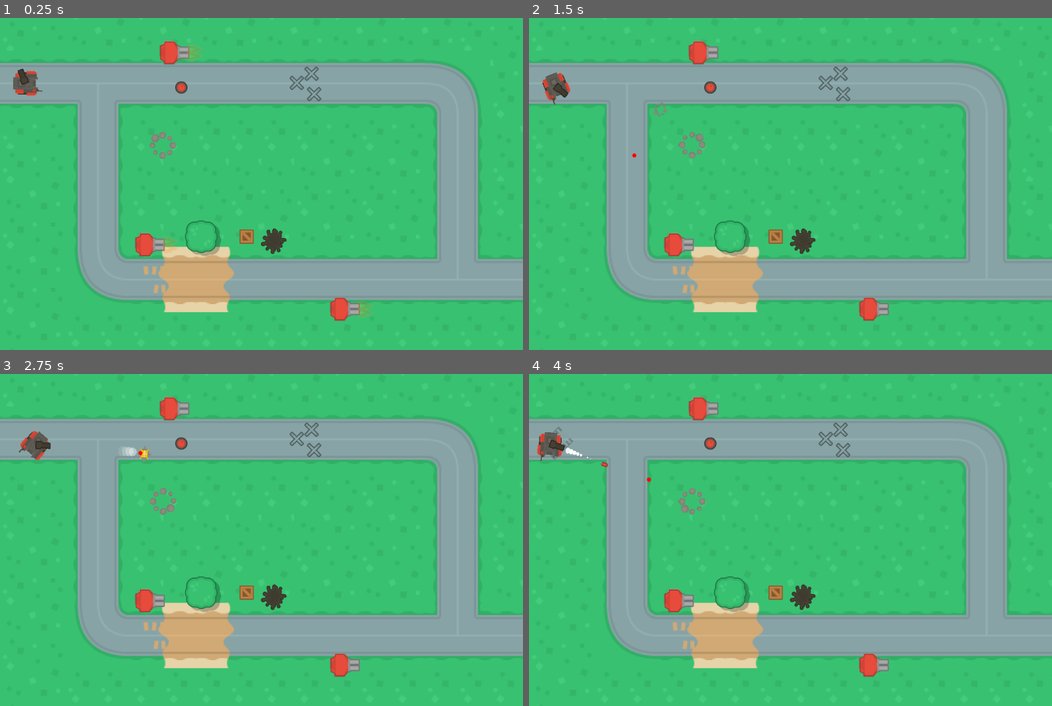
Above: before the commit, frames 1-4 (two rows, left to right).
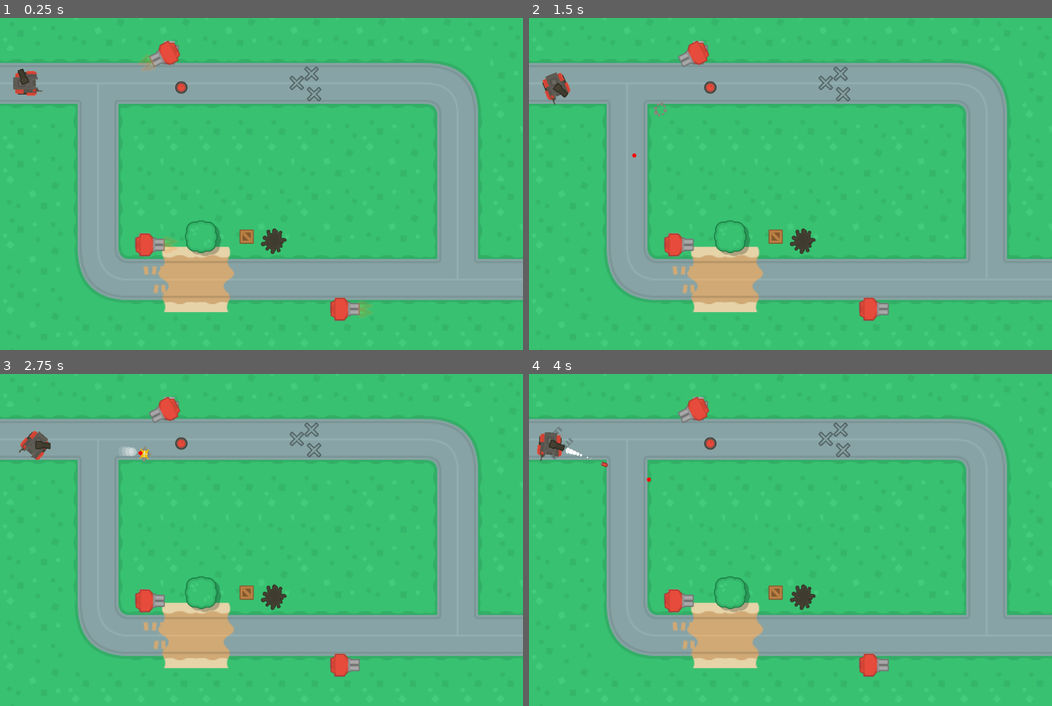
Above: after the commit, the same moments.

Repository: soapmactavish23/rogue_tank
Game: Godot game, scene res://scenes/game.tscn
Same seed, same stepped clock (60 frames per second), same inputs: the game is played once before the commit and once after it.
Inputs (mouse positions are in pixels of both pictures, inside the frame that each line leads up to):
- Up to frame 1 (0.25 s): no input
- Up to frame 2 (1.5 s): move the mouse to (905, 167) at 0.52 s; hold Right (ui_right) 0.53-1.28 s; tap Space (ui_shoot) at 0.6 s; move the mouse to (685, 200) at 1.27 s; hold Down (ui_down) from 1.28 s (still down); right-click (685, 200) at 1.35 s
- Up to frame 3 (2.75 s): tap Space (ui_shoot) at 1.55, 2.1 s; move the mouse to (313, 466) at 2.02 s; release Down (ui_down) at 2.03 s; hold Right (ui_right) from 2.03 s (still down)
- Up to frame 4 (4 s): move the mouse to (764, 606) at 2.77 s; release Right (ui_right) at 2.78 s; hold Up (ui_up) 2.78-3.53 s; tap Space (ui_shoot) at 2.85, 3.8 s; move the mouse to (947, 589) at 3.52 s; hold Left (ui_left) from 3.53 s (still down); right-click (947, 589) at 3.6 s

The runs differ from the first frame. In frame 1, 0.5% of the frame differs, in the area x 26-39%, y 6-43%; in frame 2, 0.4%; in frame 3, 0.4%; in frame 4, 0.4%.

Commit message:
68. 64 - Editando o raio do sensor no modo Tool

Diff:
--- a/scenes/game.tscn
+++ b/scenes/game.tscn
@@ -1,9 +1,8 @@
-[gd_scene load_steps=11 format=2]
+[gd_scene load_steps=10 format=2]
 
 [ext_resource path="res://scripts/game.gd" type="Script" id=1]
 [ext_resource path="res://scenes/tank.tscn" type="PackedScene" id=2]
 [ext_resource path="res://resource/tileset.tres" type="TileSet" id=3]
-[ext_resource path="res://scenes/wind.tscn" type="PackedScene" id=4]
 [ext_resource path="res://scenes/turret_01.tscn" type="PackedScene" id=5]
 [ext_resource path="res://scenes/treeGreen_large.tscn" type="PackedScene" id=6]
 [ext_resource path="res://scenes/barricadeMetal.tscn" type="PackedScene" id=8]
@@ -29,9 +28,6 @@
 limit_right = 1920
 limit_bottom = 0
 
-[node name="wind" parent="." instance=ExtResource( 4 )]
-position = Vector2( 319, 249 )
-
 [node name="treeGreen_large" parent="." instance=ExtResource( 6 )]
 position = Vector2( 394, 428 )
 
@@ -56,6 +52,8 @@
 
 [node name="turret_01" parent="." instance=ExtResource( 5 )]
 position = Vector2( 331.3, 67.959 )
+start_rot = 152.92
+sensor_radius = 195.575
 
 [node name="turret_02" parent="." instance=ExtResource( 5 )]
 position = Vector2( 283.217, 444.14 )
--- a/scripts/turret_01.gd
+++ b/scripts/turret_01.gd
@@ -5,6 +5,7 @@
 var rot_vel = PI * .2
 
 export(float, 0, 360) var start_rot = 0.0 setget set_start_rot
+export(float, 100, 1000) var sensor_radius = 0.0 setget set_sensor_radius
 
 const PRE_BULLET = preload("res://scenes/turrent_01_bullet.tscn")
 
@@ -44,7 +45,14 @@
 func _draw():
 	if !first_draw:
 		$cannon.rotation = deg2rad(start_rot)
-		first_draw = false
+
+		var new_shape = CircleShape2D.new()
+		new_shape.radius = sensor_radius
+		$sensor/shape.shape = new_shape
+		$cannon/sight.cast_to = Vector2(sensor_radius, 0)
+
+		if !Engine.editor_hint:
+			first_draw = false
 	if bodies.size():
 		draw_circle(Vector2(), $sensor/shape.shape.radius, Color(1, 0, 0, .1))
 	draw_circle_arc(Vector2(), $sensor/shape.shape.radius, 0, 360, Color(1, 0, 0, .5))
@@ -62,10 +70,16 @@
 	var bullet = PRE_BULLET.instance()
 	bullet.global_position = global_position
 	bullet.dir = Vector2(cos($cannon.rotation), sin($cannon.rotation))
+	bullet.max_dist = sensor_radius
 	get_parent().add_child(bullet)
 
 func set_start_rot(val):
 	start_rot = val
+	if Engine.editor_hint:
+		update()
+
+func set_sensor_radius(val):
+	sensor_radius = val
 	if Engine.editor_hint:
 		update()
 
